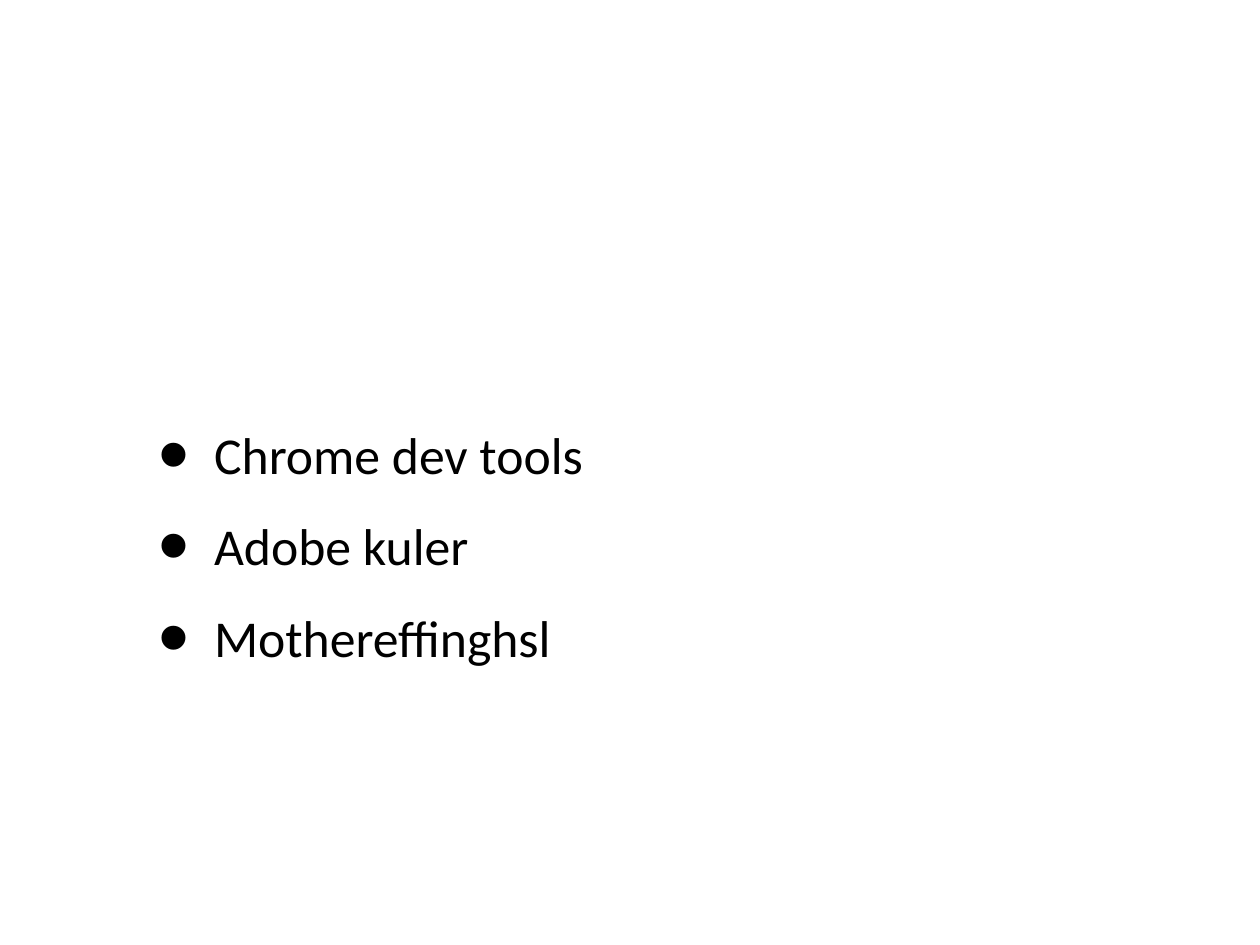
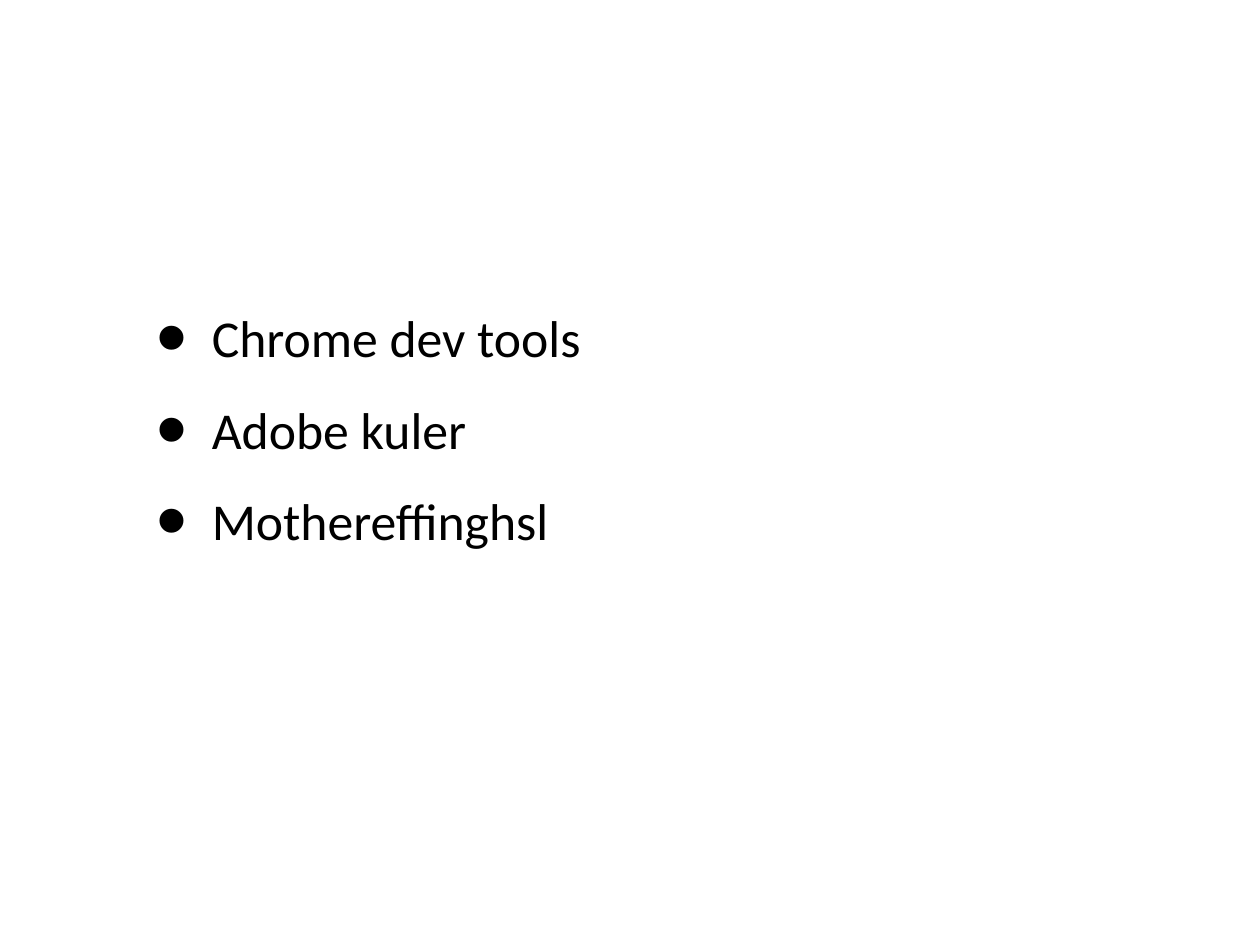
Before and after one commit to c3l-java/webbteknik, a slide deck: slide 14 of lectures/week2_html_css/day2_css/slides/css - intro.ppt. Drawn at 1260x945 pixels with LibreOffice and Linux fonts; fonts in the diff are those of the drawing. Boxes give left, top, right and bottom in pixels: in the first picture for what was removed or moved away, otherwise in the second. Text is boxed around its words. In the diff, an @@ line names an element or a change of style, - is before the commit and + after.

Commit message:
Added week 2 day 3 code

```diff
--- a/lectures/week2_html_css/day2_css/slides/css - intro.ppt
+++ b/lectures/week2_html_css/day2_css/slides/css - intro.ppt
@@ text "Chrome dev tools": place and size @@
-text "Chrome dev tools" at (214,438,582,666)
+text "Chrome dev tools" at (212,321,580,549)
```
